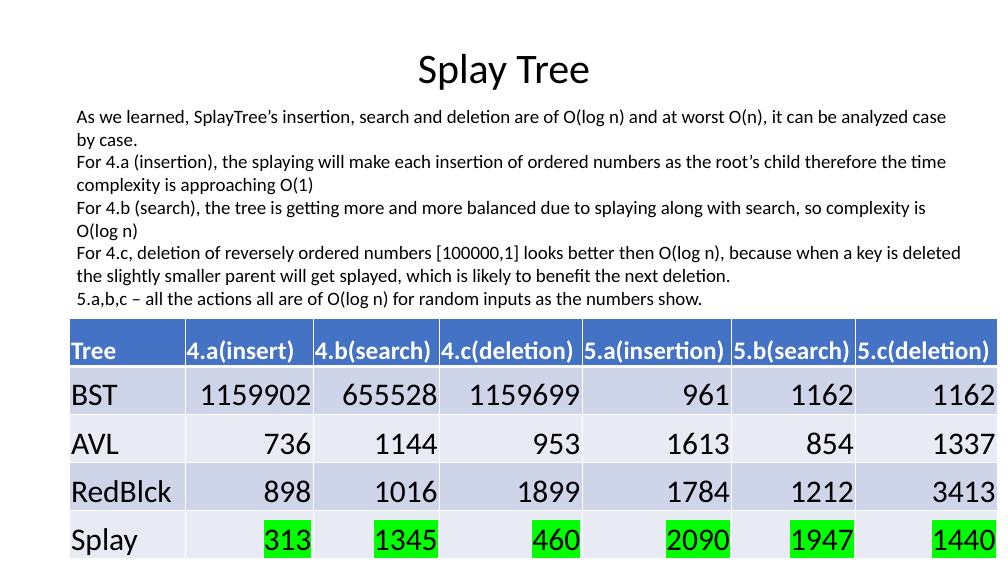
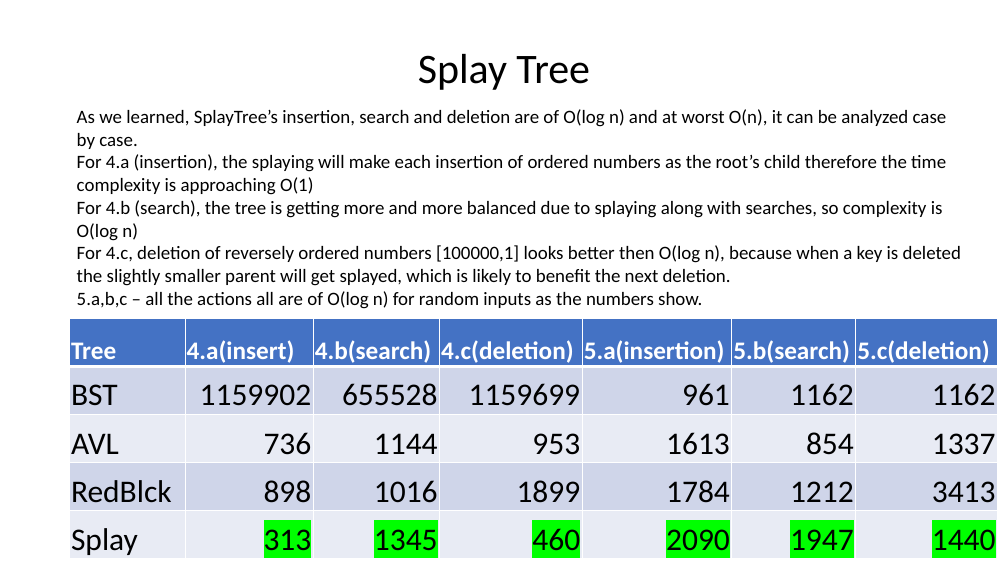
Before and after one commit to fanchuanster/uwinds, a slide deck: slide 14 of docs/8547Saini/assignments/assignment1.pptx. Drawn at 1008x567 pixels with LibreOffice and Linux fonts; fonts in the diff are those of the drawing. Boxes give left, top, right and bottom in pixels: in the first picture for what was removed or moved away, otherwise in the second. Text is boxed around its words. In the diff, an @@ line names an element or a change of style, - is before the commit and + after.

```diff
--- a/docs/8547Saini/assignments/assignment1.pptx
+++ b/docs/8547Saini/assignments/assignment1.pptx
@@ text at [77,200,943,241]: text changed @@
-For 4.b (search), the tree is getting more and more balanced due to splaying along with search, so complexity is O(log n)
+For 4.b (search), the tree is getting more and more balanced due to splaying along with searches, so complexity is O(log n)
```
Also in this commit, not shown: 4 other slides changed, 1 other file.
